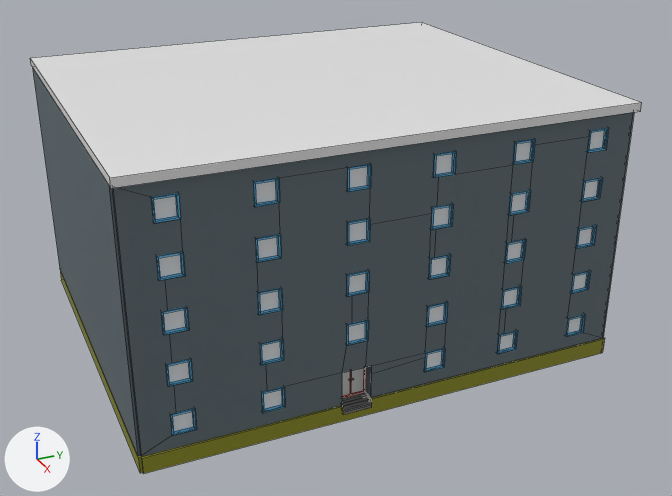
Before and after pictures for a commit that changed the FBX model OSB3D/Assets/Prefabs/Import/Buildings/BR30_F05_02.fbx.
Before and after are seen from a 50 mm lens placed at (92.55, -9.36, 30.91), pointed at (41.8, 13.47, 5.53). The lights are fixed; the arrows at lower left show +X, +Y and +Z. Mesh edges are drawn as thin lines. Where no turn or scale is listed for an object, it has been applied to the vertices. Vertices at the same position are counted once.

Objects in the first picture: 'BR30_F05_02'.
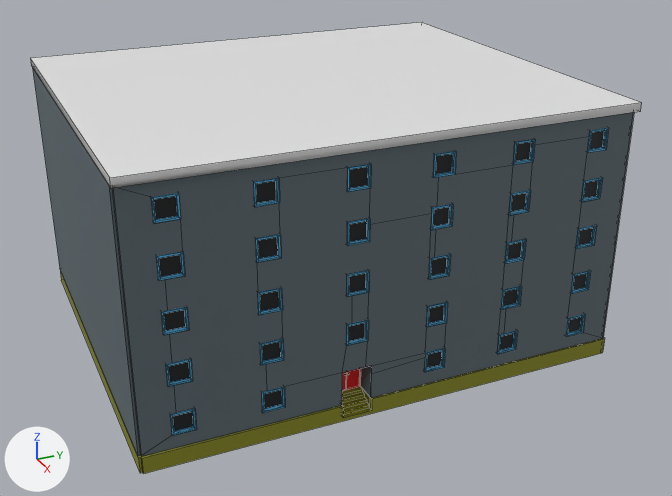
Scene script edits in JSON lines:
```json
{"op": "set", "path": "mat_windowglass_006.base_color", "old": "(0.8, 0.8, 0.8)", "new": "(0.00945, 0.00945, 0.00945)", "note": "white #e7e7e7 -> black #191919"}
{"block": "me_cube_022", "where": "# used by ob_br30_f05_02; location = (40.0, 12.5, 8.5)"}
{"op": "remove", "block": "me_cube_022", "code": "me_cube_022.from_pydata(...)  # 1472 vertices, 1203 faces; spans x -12.8..12.8, y -15.0..15.0, z -8.5..8.0"}
{"op": "add", "block": "me_cube_022", "code": "me_cube_022.from_pydata(...)  # 1452 vertices, 1168 faces; spans x -12.8..12.8, y -15.0..15.0, z -8.5..8.0"}
{"block": "me_cube_022", "change": "me_cube_022 part 1"}
{"block": "me_cube_022", "change": "67 vertices are removed from x 11.4..12.5, y -3.4..-1.6, z -8.0..-5.3"}
{"block": "me_cube_022", "change": "71 faces are deleted"}
{"block": "me_cube_022", "change": "8 vertices in x 11.4..11.5, y -3.4..-1.6, z -7.5..-5.3 move by (-0.6, 0.0, 0.0)"}
{"block": "me_cube_022", "change": "3 vertices move from x 12.3..12.5, y -3.4..-1.6, z -8.0..-7.6 to x 12.3..12.5, y -3.4..-1.6, z -8.3"}
{"block": "me_cube_022", "change": "27 vertices are added at x 10.8..12.5, y -3.4..-1.6, z -8.3..-5.3"}
{"block": "me_cube_022", "change": "10 new vertices lie (0.0, 1.8, 0.0) away from vertices in x 11.0..12.2, y -3.4, z -8.3..-5.3"}
{"block": "me_cube_022", "change": "10 new vertices lie (0.0, 0.0, 2.1) away from vertices in x 11.0, y -3.3..-1.7, z -7.5"}
{"block": "me_cube_022", "change": "15 new faces join them, mat_slab_006 (yellow #8a8a1b)"}
{"block": "me_cube_022", "change": "21 new faces join them, mat_door_006 (red #e71c1b)"}
{"op": "remove", "block": "me_cube_022", "code": "me_cube_022.materials.append(mat_doorpanel_006)  # white #e7e7e7"}
{"op": "remove", "block": "me_cube_022", "code": "me_cube_022.materials.append(mat_stair_006)  # grey #727272"}
```

Changed parts and their boxes [x1, y1, x2, y2] in the pictures (672 x 496 px):
```json
{"object": "BR30_F05_02", "change": "recoloured, reshaped", "before": [30, 22, 642, 474], "after": [30, 22, 642, 474], "on screen": "grey to black"}
{"part": 1, "of": "me_cube_022", "change": "cut back", "before": [138, 337, 604, 474], "after": [138, 337, 604, 474]}
```
